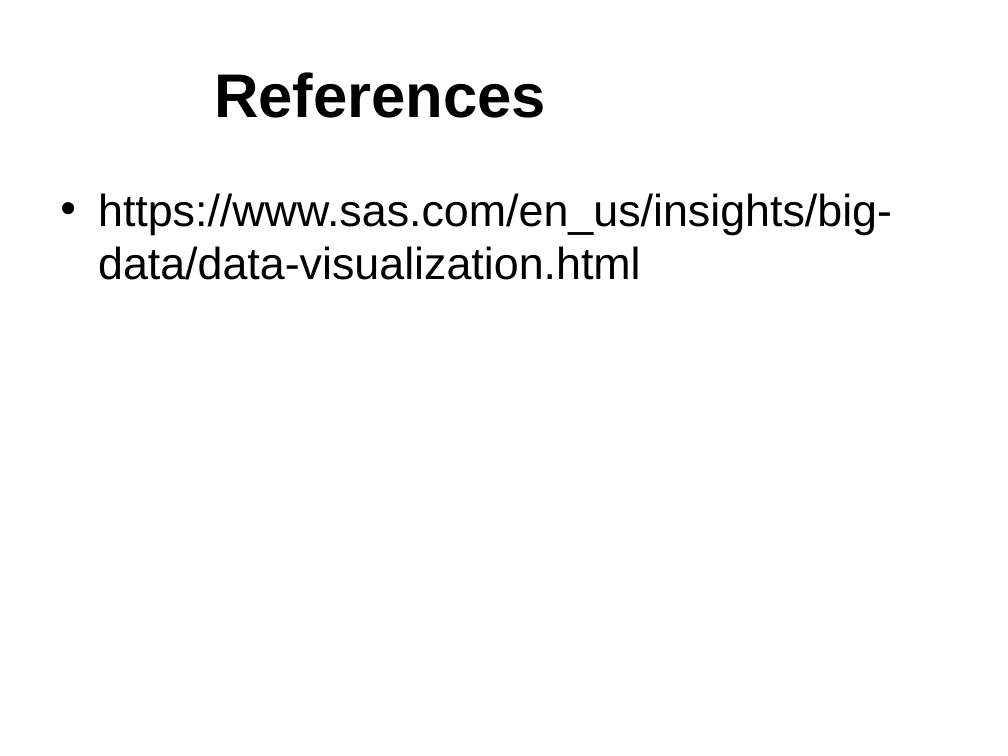
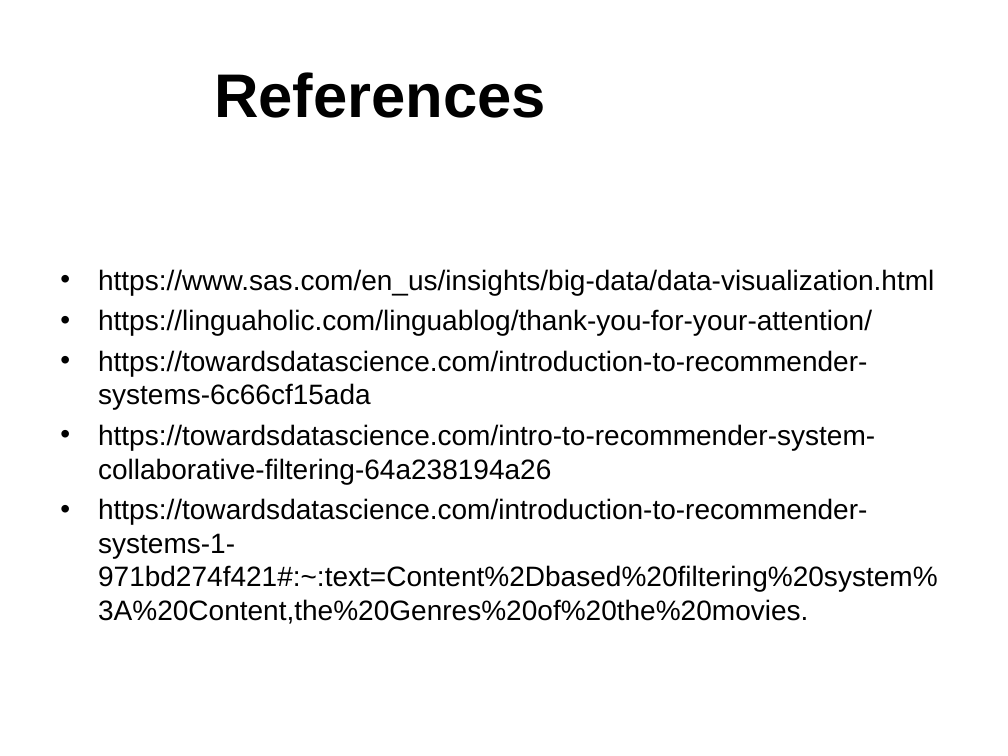
Before and after one commit to marth418/unsupervised-predict-streamlit-template, a slide deck: slide 26 of Team 6 Presentation.ppt (slide 21 before the commit). Drawn at 1008x756 pixels with LibreOffice and Linux fonts; fonts in the diff are those of the drawing; background and template pictures are left out. Boxes give left, top, right and bottom in pixels: in the first picture for what was removed or moved away, otherwise in the second. Text is boxed around its words. In the diff, an @@ line names an element or a change of style, - is before the commit and + after.

```diff
--- a/Team 6 Presentation.ppt
+++ b/Team 6 Presentation.ppt
@@ text "https://www.sas.com/en_us/insights/big-data/data-visualizati ...": place and size @@
-text "https://www.sas.com/en_us/insights/big-data/data-visualizati ..." at bbox=[98, 193, 892, 280]
+text "https://www.sas.com/en_us/insights/big-data/data-visualizati ..." at bbox=[98, 269, 938, 624]
@@ text at bbox=[98, 269, 934, 295]: size 32 to 20 pt in "https://www.sas.com/en_us/insights/big-data/data-visualizati ..."; less space between paragraphs @@
@@ text at bbox=[98, 309, 938, 624]: paragraphs added @@
+• https://linguaholic.com/linguablog/thank-you-for-your-attention/
+• https://towardsdatascience.com/introduction-to-recommender-systems-6c66cf15ada
+• https://towardsdatascience.com/intro-to-recommender-system-collaborative-filtering-64a238194a26
+• https://towardsdatascience.com/introduction-to-recommender-systems-1-971bd274f421#:~:text=Content%2Dbased%20filtering%20system%3A%20Content,the%20Genres%20of%20the%20movies.
```
Also in this commit, not shown: 6 other slides changed, 9 slides added, 5 slides removed.
